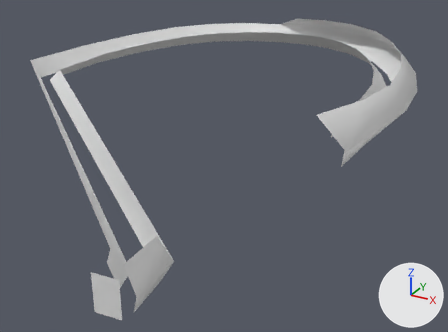
What one commit did to the Blender file data/pinball.blend.
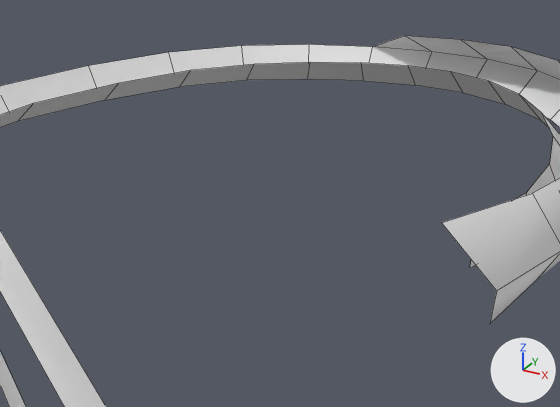
There are two pictures of each version: one whole from a 50 mm camera at (0.402, -0.516, 0.279) aimed at (0.046, 0.132, -0.045), one close up on the part from 20% to 84% of the width and 0% to 63% of the height. The axes (+X, +Y, +Z) are drawn at lower right. The lights are the same throughout. The close-ups show mesh edges as thin lines. The same objects are shown in both versions, whatever each file hides.

Script lines for the objects in view, before the commit:
```python
me_cubeziercurve_098 = bpy.data.meshes.new('CUBezierCurve.098')
me_cubeziercurve_098.from_pydata(...)  # 86 vertices, 46 faces; spans x -1.82..1.42, y -0.39..0.01, z -1.57..1.59
me_cubeziercurve_098.polygons.foreach_set('use_smooth', [True] * 46)
# before: 18 (0.84, -0.28, -1.44), 19 (1.06, -0.29, -1.28), 21 (1.24, -0.29, -1.05), 22 (1.36, -0.3, -0.77), 24 (1.42, -0.3, -0.42)
# before: 82 (0.57, -0.39, -1.36), 83 (0.82, -0.37, -1.27)
ob_beziercurve_005 = bpy.data.objects.new('BezierCurve.005', me_cubeziercurve_098)
ob_beziercurve_005.location = (0.0131, 0.204, 0.0)
ob_beziercurve_005.rotation_euler = (-1.571, 0.0, 2.664)  # degrees (-90, 0, 153)
ob_beziercurve_005.scale = (0.207, 0.207, 0.207)
```
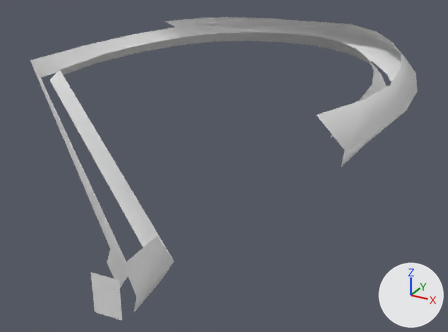
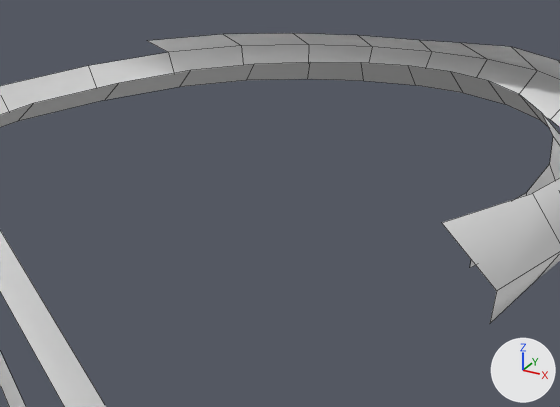
Changed parts and their boxes (x1, y1, x2, y2) in the close-ups (560 x 407 px):
'BezierCurve.005', reshaped
    before: (0, 35, 560, 407)
    after: (0, 33, 560, 407)
part 1 of me_cubeziercurve_098, built on
    before: (373, 35, 537, 71)
    after: (148, 33, 537, 71)

The change, as a list of edits to the scene's bpy script:
```text
Change me_cubeziercurve_098:
    where me_cubeziercurve_098.from_pydata(...)  # 86 vertices, 46 faces; spans x -1.82..1.42, y -0.39..0.01, z -1.57..1.59
    used by ob_beziercurve_005; location = (0.0131, 0.204, 0.0); rotation_euler = (-1.571, 0.0, 2.664), in degrees (-90, 0, 153); scale = (0.207, 0.207, 0.207)
    verts and faces of me_cubeziercurve_098; kept vertices keep their numbers, new ones are numbered from 86
    me_cubeziercurve_098 part 1
    add delete_faces([(18, 19, 83)])
    add verts[82] = (0.57, -0.37, -1.36)  # moved, pixel (460, 42)
    add verts[83] = (0.76, -0.36, -1.3)  # moved, pixel (419, 40)
    add verts[86] = (0.76, -0.36, -1.3)  # pixel (419, 40)
    add verts[87] = (0.99, -0.36, -1.14)  # pixel (357, 35)
    add verts[88] = (0.99, -0.36, -1.14)  # pixel (357, 35)
    add verts[89] = (1.17, -0.37, -0.91)  # pixel (292, 33)
    add verts[90] = (1.17, -0.37, -0.91)  # pixel (292, 33)
    add verts[91] = (1.29, -0.38, -0.62)  # pixel (222, 34)
    add verts[92] = (1.29, -0.38, -0.62)  # pixel (222, 34)
    add verts[93] = (1.34, -0.37, -0.27)  # pixel (146, 40)
    add faces += [(18, 19, 87, 86), (19, 21, 89, 88), (21, 22, 91, 90), (22, 24, 93, 92)]
```
